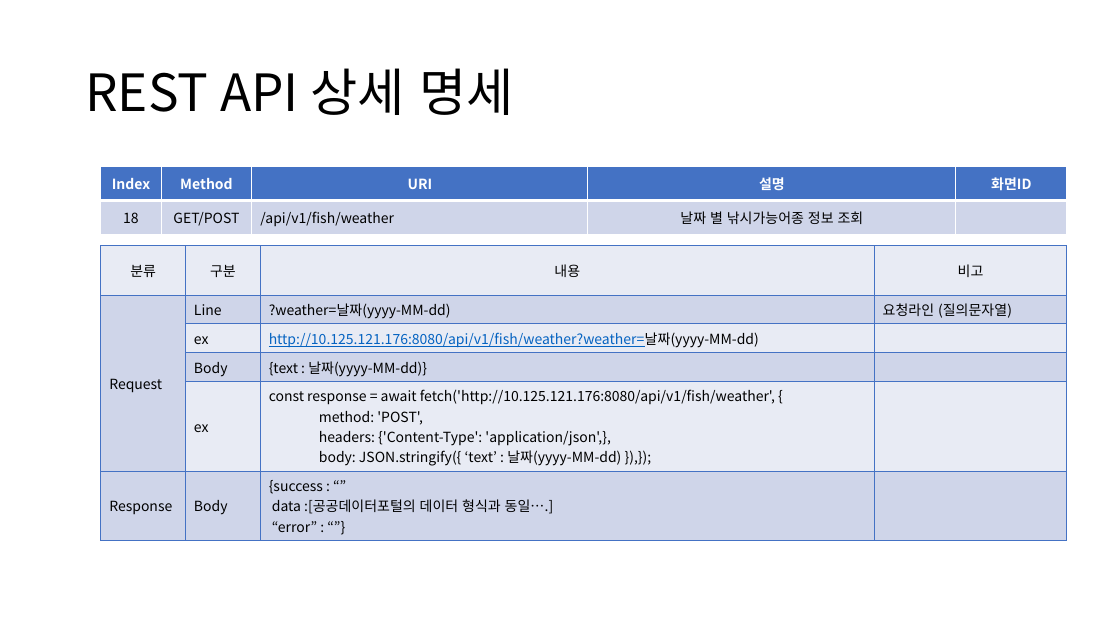
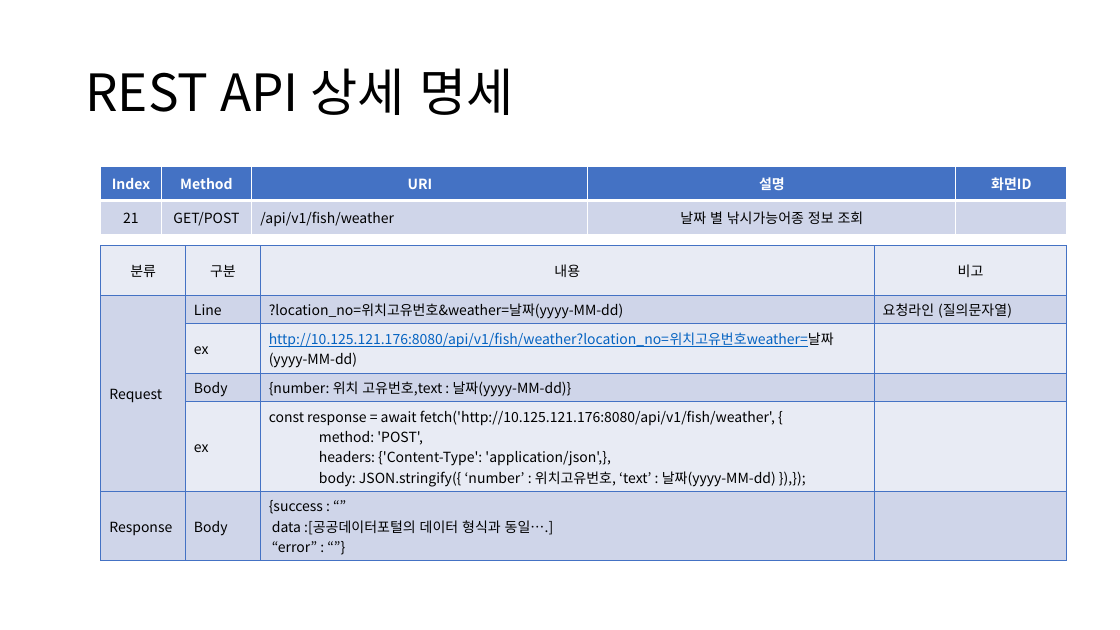
Before and after one commit to sujidaddy/workspace_miniproject, a slide deck: slide 44 of 미니프로젝트계획서제출용.pptx (slide 40 before the commit). Drawn at 1120x630 pixels with LibreOffice and Linux fonts; fonts in the diff are those of the drawing. Boxes give left, top, right and bottom in pixels: in the first picture for what was removed or moved away, otherwise in the second. Text is boxed around its words. In the diff, an @@ line names an element or a change of style, - is before the commit and + after.

```diff
--- a/미니프로젝트계획서제출용.pptx
+++ b/미니프로젝트계획서제출용.pptx
@@ table at <box>101,166,1067,234</box> @@
-row 2, column 1: 18
+row 2, column 1: 21
@@ table at <box>101,246,1067,556</box> @@
-row 2, column 3: ?weather=날짜(yyyy-MM-dd)
+row 2, column 3: ?location_no=위치고유번호&weather=날짜(yyyy-MM-dd)
-row 3, column 3: http://10.125.121.176:8080/api/v1/fish/weather?weather=날짜(yyyy-MM-dd)
+row 3, column 3: http://10.125.121.176:8080/api/v1/fish/weather?location_no=위치고유번호weather=날짜(yyyy-MM-dd)
-row 4, column 3: {text : 날짜(yyyy-MM-dd)}
+row 4, column 3: {number: 위치 고유번호,text : 날짜(yyyy-MM-dd)}
-row 5, column 3: const response = await fetch('http://10.125.121.176:8080/api/v1/fish/weather', { / method: 'POST', / headers: {'Content-Type': 'application/json',}, / body: JSON.stringify({ ‘text’ : 날짜(yyyy-MM-dd) }),});
+row 5, column 3: const response = await fetch('http://10.125.121.176:8080/api/v1/fish/weather', { / method: 'POST', / headers: {'Content-Type': 'application/json',}, / body: JSON.stringify({ ‘number’ : 위치고유번호, ‘text’ : 날짜(yyyy-MM-dd) }),});
```
Also in this commit, not shown: 11 other slides changed, 5 slides added, 8 other files.
